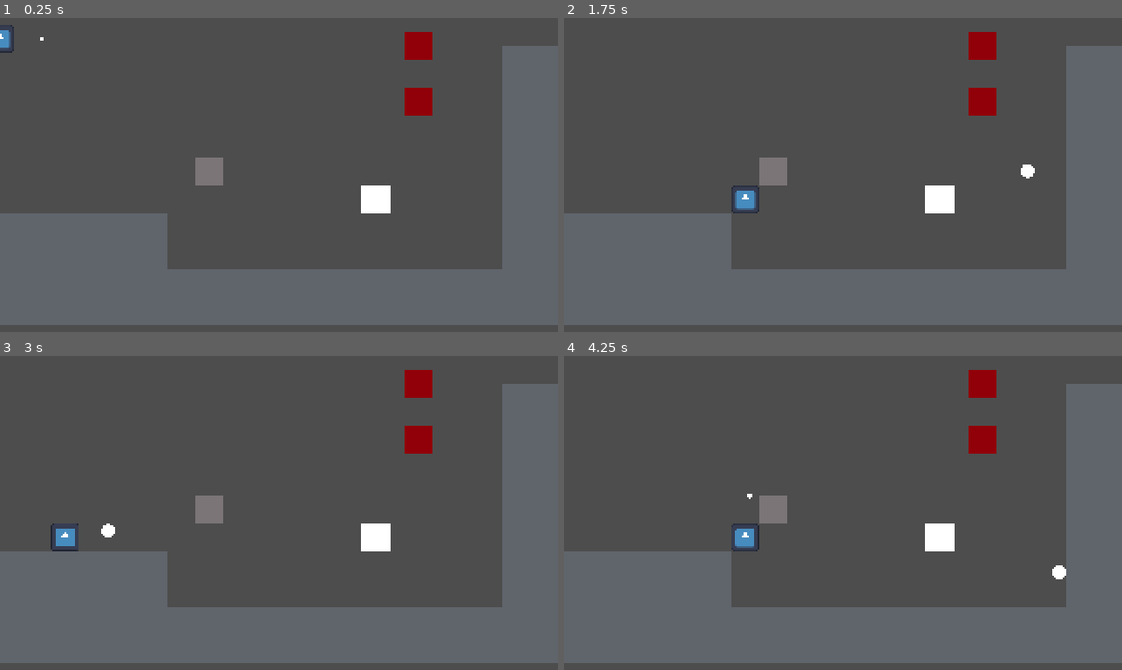
Above: before the commit, frames 1-4 (two rows, left to right).
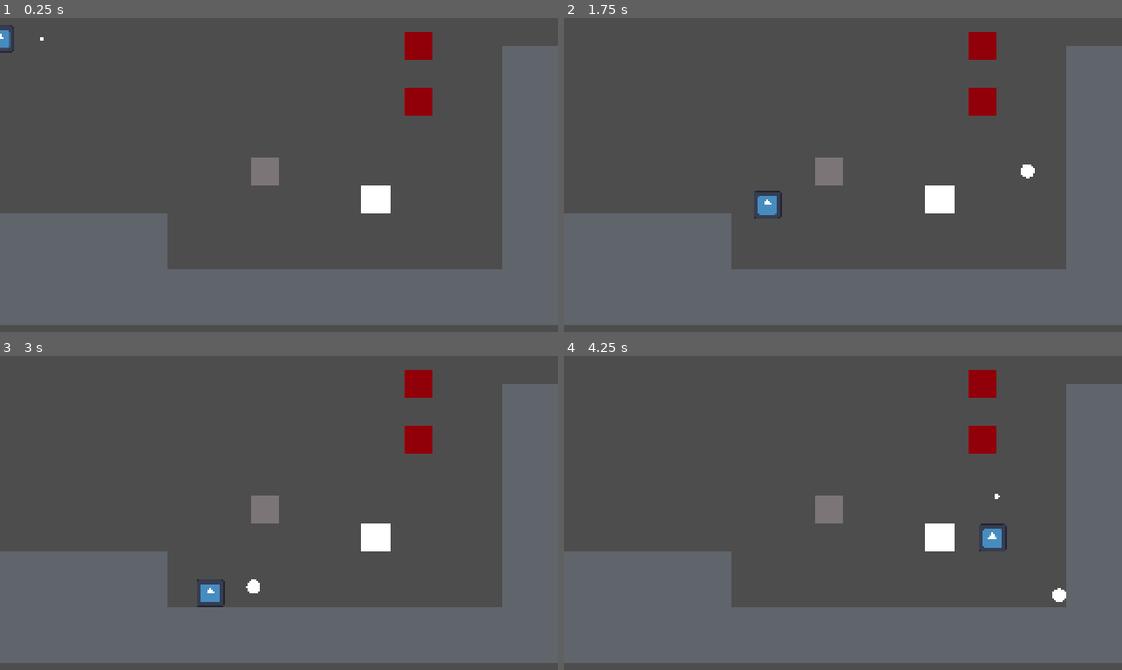
Above: after the commit, the same moments.

Repository: Borrow-Game/game-godot
Game: Godot game, scene res://physics_sample_scene.tscn
Same seed, same stepped clock (60 frames per second), same inputs: the game is played once before the commit and once after it. The project has no main scene, so this scene is started directly. The engine's default icon, where the game draws it, is replaced by a stand-in: a white triangle on a blue panel in a dark square.
Inputs:
- Up to frame 1 (0.25 s): no input
- Up to frame 2 (1.75 s): tap Enter (ui_accept) at 0.5, 0.77, 1.52 s; hold Shift (shoot bow) 0.53-1.28 s; hold Right (ui_right) from 0.53 s (still down); tap Shift (shoot bow) at 1.35 s
- Up to frame 3 (3 s): release Right (ui_right) at 2.03 s; hold Left (ui_left) 2.03-2.78 s; hold Shift (shoot bow) 2.03-2.78 s; hold Right (ui_right) from 2.78 s (still down); tap Shift (shoot bow) at 2.85 s
- Up to frame 4 (4.25 s): keep holding Right (ui_right); tap Enter (ui_accept) at 3.02, 3.77 s; hold Shift (shoot bow) from 3.53 s (still down)

The runs differ from the first frame. In frame 1, 0.9% of the frame differs, in the area x 35-50%, y 44-54%; in frame 2, 1.4%; in frame 3, 1.6%; in frame 4, 1.6%, in the area x 30-90%, y 43-79%.

Commit message:
fix: origin of moving blocks

Diff:
--- a/moving_block.gd
+++ b/moving_block.gd
@@ -3,7 +3,7 @@
 @export var aim_position: Vector2 = Vector2(0, 0)
 @export var move_time: float = 1
 
-@onready var start_position = self.position
+@onready var start_position = self.global_position
 
 var task = "idle" #idle: nothing to move, moving_to: moving to aim_position
 var deltas_count = 0 #used to determine when th time has passed
@@ -18,6 +18,7 @@
 			var distance = Vector2(aim_position-start_position)
 			self.position += Vector2(delta/move_time * distance.x,delta/move_time * distance.y)
 			deltas_count += delta
+			print(distance)
 		else:
 			self.position = aim_position
 			task = "idle"
--- a/moving_block.tscn
+++ b/moving_block.tscn
@@ -8,7 +8,6 @@
 [sub_resource type="QuadMesh" id="QuadMesh_lte0d"]
 
 [node name="moving_block" type="StaticBody2D"]
-position = Vector2(120, 88)
 script = ExtResource("1_2ou52")
 aim_position = Vector2(64, 64)
 move_time = 0.25
--- a/physics_sample_scene.tscn
+++ b/physics_sample_scene.tscn
@@ -74,9 +74,10 @@
 position = Vector2(215.75, 104.25)
 scale = Vector2(16.5, 16.5)
 
-[node name="moving_block" parent="." instance=ExtResource("5_b1fxg")]
-aim_position = Vector2(192, 64)
-
 [node name="target_block2" parent="." node_paths=PackedStringArray("triggered_note") instance=ExtResource("3_22fh5")]
 position = Vector2(240, 16)
 triggered_note = NodePath("../moving_block")
+
+[node name="moving_block" parent="." instance=ExtResource("5_b1fxg")]
+position = Vector2(152, 88)
+aim_position = Vector2(96, 96)
--- a/player_character.gd
+++ b/player_character.gd
@@ -28,7 +28,6 @@
 
 	if Input.is_action_pressed("shoot bow"):
 		aim_angle = move_toward(aim_angle, 90, -2  * 60 * delta)
-		print(aim_angle)
 		$"indication-center".visible = true
 	if Input.is_action_just_released("shoot bow"):
 		if self.get_parent().get_node("arrows").get_child(0):
